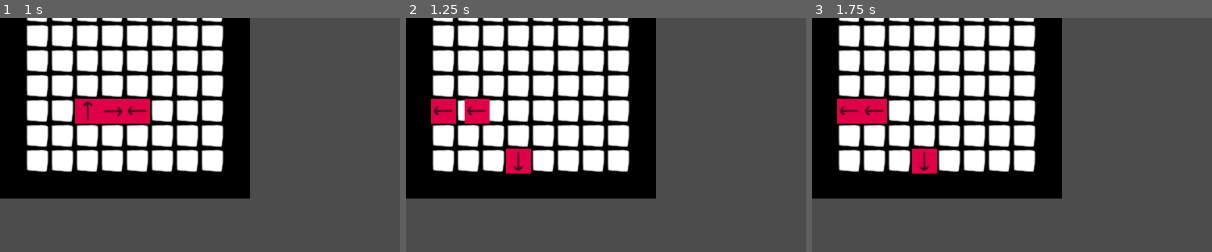
Above: before the commit, frames 1-3 (left to right).
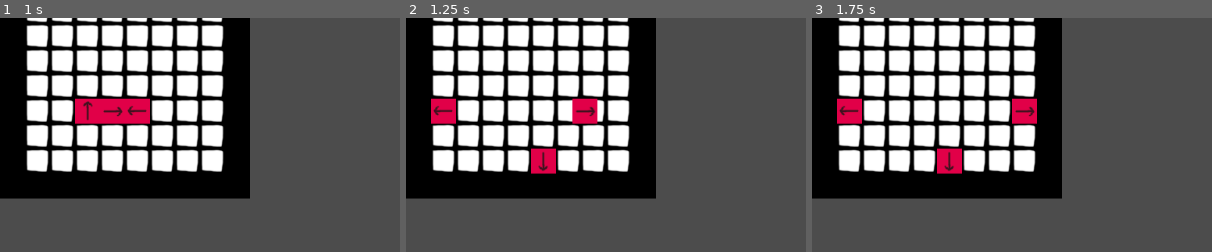
Above: after the commit, the same moments.

Repository: Denomycor/GSD1
Game: Godot game, scene res://source/board/Board.tscn
Two runs of this game, one before a commit and one after it. Both use one fixed random seed, a clock stepped at 60 frames per second and the inputs below. The project has no main scene, so this scene is started directly.
Inputs:
- Up to frame 1 (1 s): tap Enter at 0.5 s
- Up to frame 2 (1.25 s): no input
- Up to frame 3 (1.75 s): no input
The pictures show only the part of the screen within x 0-50%, y 25-75%; the shares and areas given below are measured in that part.

Frame 1 is identical in both runs. In frame 2, 2.8% of the frame differs, in the area x 14-48%, y 34-67%; in frame 3, 2.8%.

Commit message:
Made subs table

Diff:
--- a/project.godot
+++ b/project.godot
@@ -17,17 +17,35 @@
 "base": "Reference",
 "class": "Effects",
 "language": "GDScript",
-"path": "res://source/pieces/Effects.gd"
+"path": "res://source/effects/Effects.gd"
+}, {
+"base": "Reference",
+"class": "Helper",
+"language": "GDScript",
+"path": "res://source/Helper.gd"
+}, {
+"base": "Reference",
+"class": "NoEffect",
+"language": "GDScript",
+"path": "res://source/effects/NoEffect.gd"
 }, {
 "base": "Position2D",
 "class": "Piece",
 "language": "GDScript",
 "path": "res://source/pieces/Piece.gd"
+}, {
+"base": "Reference",
+"class": "Tags",
+"language": "GDScript",
+"path": "res://source/pieces/Tags.gd"
 } ]
 _global_script_class_icons={
 "Board": "",
 "Effects": "",
-"Piece": ""
+"Helper": "",
+"NoEffect": "",
+"Piece": "",
+"Tags": ""
 }
 
 [application]
--- a/source/Helper.gd
+++ b/source/Helper.gd
@@ -1,4 +1,13 @@
+class_name Helper
 extends Reference
+
+
+
+static func create_matrix3(x, y, z, value):
+	var temp = []
+	for i in range(y):
+		temp.append(create_matrix(z,x, value))
+	return temp
 
 
 static func create_matrix(x, y, value):
@@ -25,3 +34,29 @@
 		return true
 	else:
 		return false
+
+
+static func has_piece_with_id(container, id):
+	for piece in container:
+		if piece.id == id:
+			return true
+	return false
+
+
+# adds pieces to array if they are not there yet
+static func append_piece_array_no_duplicates(arr1, arr2):
+	for e in arr2:
+		if !has_piece_with_id(arr1, e.id):
+			arr1.append(e)
+
+
+# inserts effects in array based on order to be processed
+static func insert_effect_in_order(container, effect):
+	for i in range(container.size()):
+		if effect.priority > container[i].priority:
+			container.insert(i, effect)
+			return
+		elif effect.priority == container[i].priority and vec_before(effect.source_piece.boardPos, container[i].source_piece.boardPos):
+			container.insert(i, effect)
+			return
+	container.append(effect)
--- a/source/board/Board.gd
+++ b/source/board/Board.gd
@@ -1,16 +1,16 @@
 class_name Board
 extends Node2D
 
-onready var grid = $Grid
-onready var helper = preload("res://source/Helper.gd")
-onready var tags = preload("res://source/pieces/Tags.gd")
+onready var grid := $Grid
+onready var helper := preload("res://source/Helper.gd")
+onready var tags := preload("res://source/pieces/Tags.gd")
 
 # NOTE: ALL MATRIX REPRESENTING THE BOARD ARE TRANSPOSED
 
 var pieces
 var subs
 var format
-const play_speed = 0.1
+const play_speed := 0.1
 var piece_id_count := 0 # limit 9223372036854775807
 
 func _ready():
@@ -29,38 +29,40 @@
 	"wwwwwwwwwwww",
 	], Vector2(12, 10))
 
-	var piece = add_piece(preload("res://source/pieces/Piece.tscn"), Vector2(5,8), 0, Vector2.LEFT)
-	var piece2 = add_piece(preload("res://source/pieces/Piece.tscn"), Vector2(4,8), 0, Vector2.RIGHT)
-	var piece3 = add_piece(preload("res://source/pieces/Piece.tscn"), Vector2(3,8), 0, Vector2.UP)
+	var piece_scene := preload("res://source/pieces/Piece.tscn")
+
+	var piece = add_piece(piece_scene, Vector2(5,8), 0, Vector2.LEFT)
+	var piece2 = add_piece(piece_scene, Vector2(4,8), 0, Vector2.RIGHT)
+	var piece3 = add_piece(piece_scene, Vector2(3,8), 0, Vector2.UP)
 	#var piece4 = add_piece(preload("res://source/pieces/Piece.tscn"), Vector2(5,8), 0, Vector2.UP)
 
 	piece.add_tag_moving(10, Vector2.LEFT)
 	piece2.add_tag_moving(10, Vector2.RIGHT)
 	piece3.add_tag_moving(10, Vector2.UP)
-	#piece.add_tag_rotating(-PI/2)
-	piece2.add_tag_rotating(PI/2)
+	#piece4.add_tag_moving(1, Vector2.DOWN)
+
+	piece.add_tag_rotating(-PI/2)
+	#piece2.add_tag_rotating(PI/2)
 	piece3.add_tag_rotating(-PI/2)
-	#piece4.add_tag_moving(1, Vector2.DOWN)
 
 	$Timer2.start() #temp
 	yield($Timer2, "timeout")
 
-	solve([piece3, piece2, piece], [])
+	solve([piece, piece2, piece3], [])
 
 	$Timer2.start() #temp
 	yield($Timer2, "timeout")
 
 
 # processes one piece from moves queue
-func process_move(piece, move_list, next_list):
+func process_move(piece, move_list, next_list, immeadiate_list):
 	var piece_eval_first = piece.check_other_piece_in_way(move_list)
 	if piece_eval_first != null:
 		move_list.remove(piece_eval_first[1])
-		process_move(piece_eval_first[0], move_list, next_list)
+		process_move(piece_eval_first[0], move_list, next_list, immeadiate_list)
 
 	var already_added = false
 
-	# process one move eval
 	# 1 - check if anyone affects you
 	# 2 - check if you affect anyone
 
@@ -82,6 +84,9 @@
 			next_list.append(piece)
 			already_added = true
 
+	if already_added:
+		piece.update_subs_table()
+
 
 # algorithm for solving turns
 func solve(move_list, immediate_list):
@@ -95,7 +100,7 @@
 				pass
 			elif move_list.size() != 0:
 				var piece = move_list.pop_front()
-				process_move(piece, move_list, next_list)
+				process_move(piece, move_list, next_list, immediate_list)
 
 		move_list = next_list
 		next_list = []
@@ -109,7 +114,7 @@
 func init(format, matrix_sizes):
 	self.format = format
 	self.pieces = helper.create_matrix(matrix_sizes.x, matrix_sizes.y, null)
-	self.subs = helper.create_matrix(matrix_sizes.x, matrix_sizes.y, [])
+	self.subs = helper.create_matrix3(matrix_sizes.x, matrix_sizes.y, 0, null)
 
 
 # instanciates a piece in the board
--- /dev/null
+++ b/source/effects/Effects.gd
@@ -0,0 +1,14 @@
+class_name Effects
+extends Reference
+
+var source_piece
+var priority
+
+func init(source_piece, priority):
+	self.source_piece = source_piece
+	self.priority = priority
+
+
+#returns pieces that changed state and need to be evaluated, [move_list, immediate_list]
+func _process_effect(affected_pieces):
+	pass #todo
--- /dev/null
+++ b/source/effects/NoEffect.gd
@@ -0,0 +1,7 @@
+class_name NoEffect
+extends "res://source/effects/Effects.gd"
+
+
+#returns pieces that changed state and need to be evaluated, [move_list, next_list, immediate_list]
+func _process_effect(affected_pieces):
+	return [[],[],[]]
--- a/source/pieces/Effects.gd
+++ /dev/null
@@ -1,26 +0,0 @@
-class_name Effects
-extends Reference
-
-# inserts effects in array based on order to be processed
-static func insert_effect_in_order(container, effect):
-	var helper := preload("res://source/Helper.gd")
-	for i in range(container.size()):
-		if effect.priority > container[i].priority:
-			container.insert(i, effect)
-			return
-		elif effect.priority == container[i].priority and helper.vec_before(effect.source_piece.boardPos, container[i].source_piece.boardPos):
-			container.insert(i, effect)
-			return
-	container.append(effect)
-
-
-
-class ChargeEffect:
-	extends Reference
-
-	var source_piece
-	var priority
-
-	#returns pieces that changed state and need to be evaluated, [move_list, immediate_list]
-	func process_effect(affected_pieces):
-		pass #todo
--- a/source/pieces/Piece.gd
+++ b/source/pieces/Piece.gd
@@ -9,14 +9,26 @@
 var play_speed
 var effect
 var id
+var priority
 var last_sub_indexes = []
 
-onready var tags = preload("res://source/pieces/Tags.gd")
-onready var effects = load("res://source/pieces/Effects.gd")
+# scripts
+var tags
+var no_effect
+var helper
 
 
 # Initialize all necessary variables
 func init(boardPos, team, board, direction, play_speed, id):
+
+	tags = preload("res://source/pieces/Tags.gd")
+	helper = preload("res://source/Helper.gd")
+	no_effect = load("res://source/effects/NoEffect.gd")
+
+	priority = 1
+	effect = no_effect.new()
+	effect.init(self, 1)
+
 	self.boardPos = boardPos
 	self.position = board.grid.map_to_world(boardPos)
 	self.team = team
@@ -26,6 +38,8 @@
 	self.id = id
 	var correct = direction.rotated(PI/2)
 	$Sprite.rotation = atan2(correct.y, correct.x)
+
+	update_subs_table()
 
 
 # add tag moving
@@ -106,30 +120,28 @@
 	queue_free()
 
 
+# called when piece stops movement by collision
+func collided():
+	tag_list.erase(tags.MOVING)
+
+
 #updates subscriptions table
 func update_subs_table():
-	# check if update is necessary, might not be needed as subscriptions only depend on pos and rotation
-	# so it will always be called on process_move
-
 	# remove old subs
 	for pos in last_sub_indexes:
 		var cell_effects = board.subs[pos.x][pos.y]
 		for i in range(cell_effects.size()):
 			if cell_effects[i].source_piece.id == id:
 				cell_effects.remove(i)
+				break
+
 
 	# update last_sub_indexes
 	last_sub_indexes = get_subscribed_pos()
-
+	print(String(id)+ " " +String(last_sub_indexes))
 	# new subs
 	for pos in last_sub_indexes:
-		effect.insert_effect_in_order(board.subs[pos.x][pos.y], (effect)) # needs to be inserted in order based on priority and pos
-
-
-# called when piece stops movement by collision
-func collided():
-	tag_list.erase(tags.MOVING)
-	#tag_list[tags.ACTIVABLE] = false # not in all contexts
+		helper.insert_effect_in_order(board.subs[pos.x][pos.y], (effect)) # needs to be inserted in order based on priority and pos
 
 
 # returns all pieces in position to suffer from effect, in the order they must be processed
@@ -152,11 +164,3 @@
 				pieces_in_order.append(piece)
 
 	return pieces_in_order
-
-
-
-static func has_piece_with_id(container, id):
-	for piece in container:
-		if piece.id == id:
-			return true
-	return false
--- a/source/pieces/Tags.gd
+++ b/source/pieces/Tags.gd
@@ -1,8 +1,9 @@
+class_name Tags
 extends Reference
 
 
 enum {
 	MOVING, # remaining moves, direction
 	ROTATING, # angle
-	ACTIVABLE, # whether is activated or not (bool)
+	ACTIVATABLE, # whether is activated or not (bool)
 }
